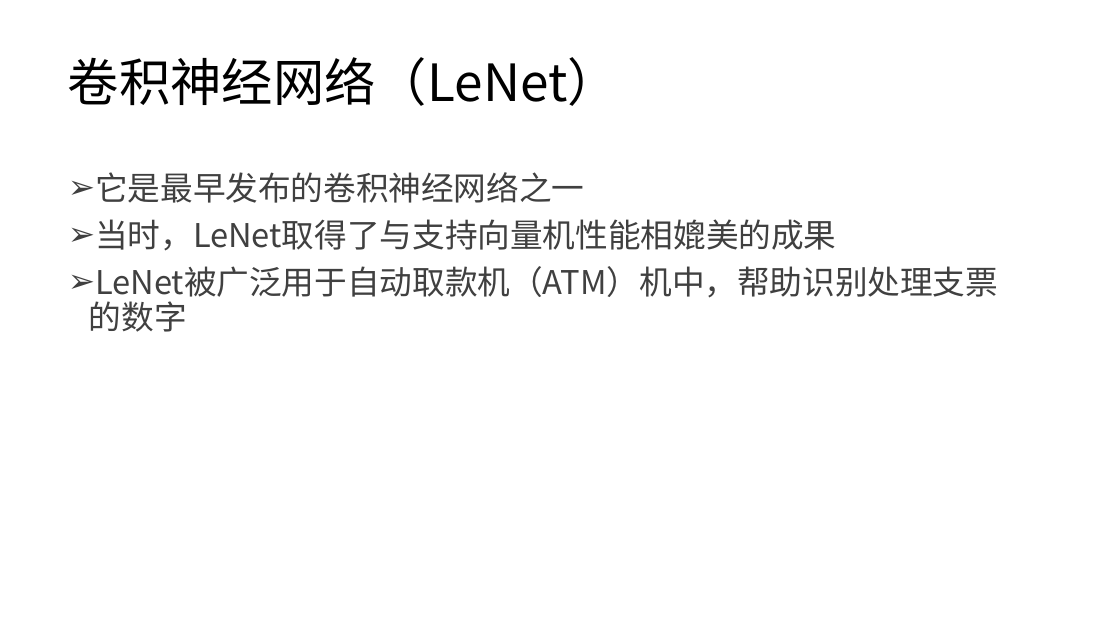
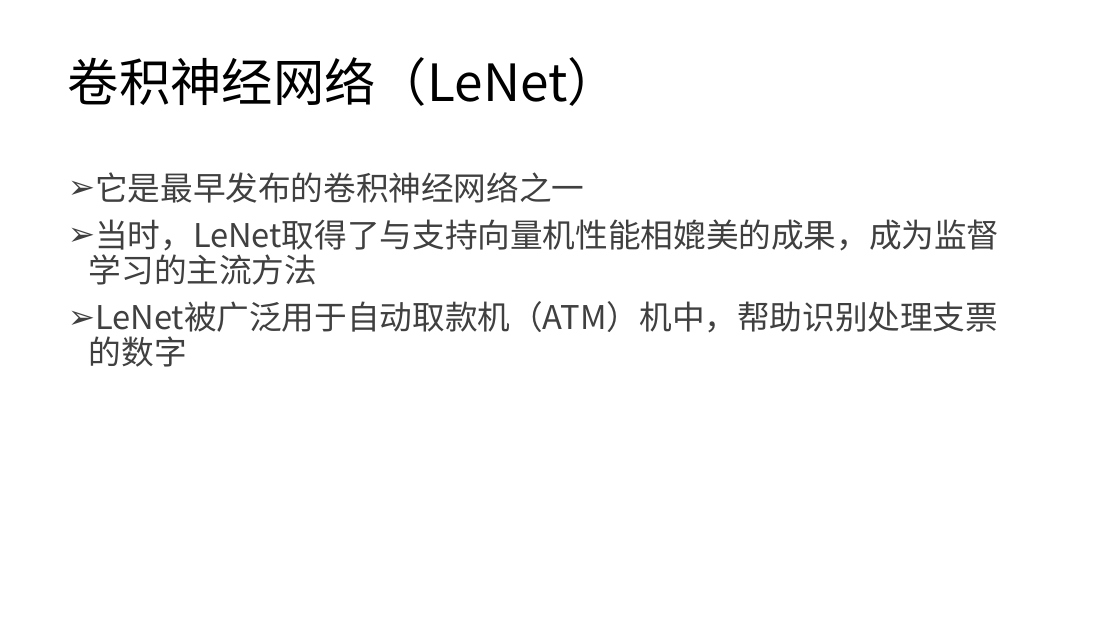
Before and after one commit to lezhang-thu/security_content, a slide deck: slide 6 of 卷积神经网络-b.pptx. Drawn at 1120x630 pixels with LibreOffice and Linux fonts; fonts in the diff are those of the drawing. Boxes give left, top, right and bottom in pixels: in the first picture for what was removed or moved away, otherwise in the second. Text is boxed around its words. In the diff, an @@ line names an element or a change of style, - is before the commit and + after.

```diff
--- a/卷积神经网络-b.pptx
+++ b/卷积神经网络-b.pptx
@@ text at box(89, 219, 999, 285): text changed @@
-➢ 当时，LeNet取得了与支持向量机性能相媲美的成果
+➢ 当时，LeNet取得了与支持向量机性能相媲美的成果，成为监督学习的主流方法
```
Also in this commit, not shown: 9 other slides changed, 25 slides added, 16 other files.
